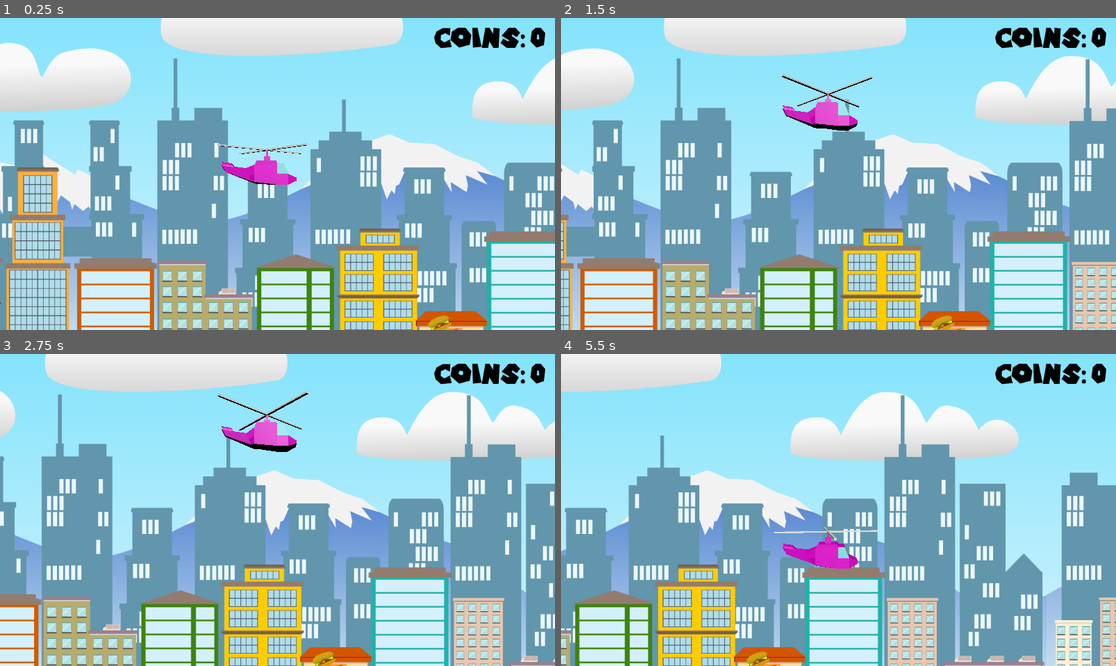
Above: before the commit, frames 1-4 (two rows, left to right).
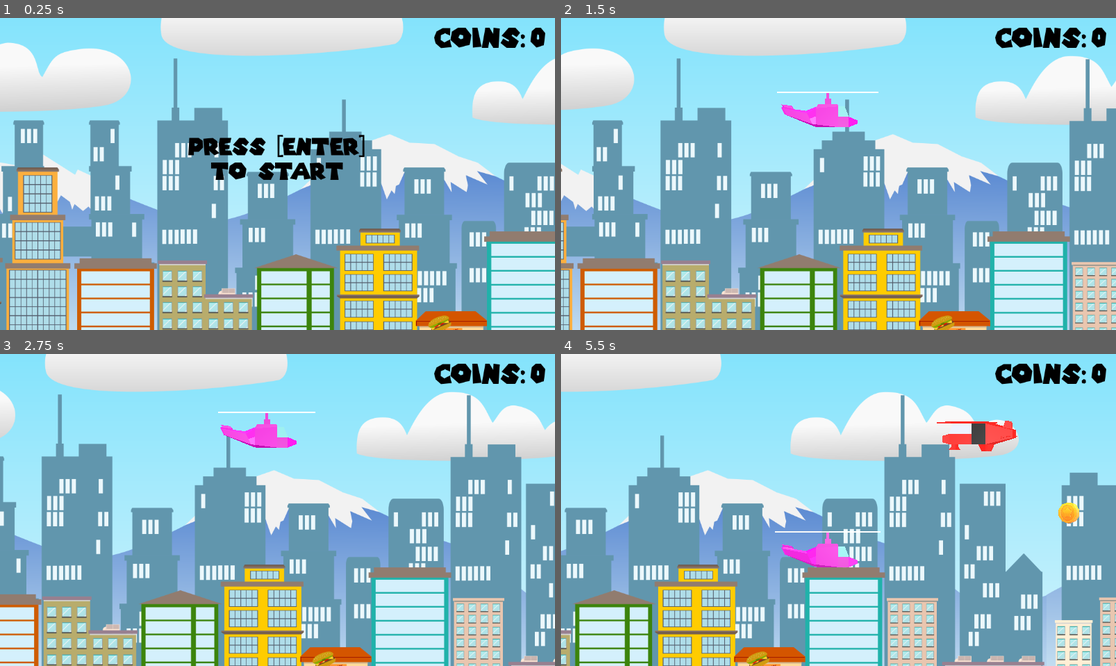
Above: after the commit, the same moments.

Repository: ConwayUSP/Intro_Games2D
Game: Godot game, scene res://main.tscn
Same seed, same stepped clock (60 frames per second), same inputs: the game is played once before the commit and once after it. Sound files missing from this copy of the repository are replaced by a short silence.
Inputs:
- Up to frame 1 (0.25 s): no input
- Up to frame 2 (1.5 s): tap Enter (ui_accept) at 0.5, 1.35 s; hold W (move_up) 0.53-1.28 s; hold Enter (ui_accept) 0.53-1.28 s; hold Down (move_down) from 1.28 s (still down)
- Up to frame 3 (2.75 s): tap Enter (ui_accept) at 1.52, 1.82 s; release Down (move_down) at 2.03 s; hold W (move_up) from 2.03 s (still down); hold Enter (ui_accept) from 2.03 s (still down)
- Up to frame 4 (5.5 s): release Enter (ui_accept) at 2.78 s; tap Enter (ui_accept) at 2.85, 3.02, 3.32, 4.35, 4.52, 4.82 s; release W (move_up) at 3.53 s; hold Enter (ui_accept) 3.53-4.28 s; hold Down (move_down) from 3.53 s (still down); hold Enter (ui_accept) from 5.03 s (still down)

The runs differ from the first frame. In frame 1, 2.6% of the frame differs, in the area x 33-66%, y 37-54%; in frame 2, 0.7%; in frame 3, 0.8%; in frame 4, 1.9%.

Commit message:
feat(aula-08): finished

Diff:
--- /dev/null
+++ b/Aula 08/src8/helicopter/coin.gd
@@ -0,0 +1,23 @@
+extends Area3D
+
+@export var movement_speed: float = 10.0
+@export var rotation_speed: float = 3.0
+
+@onready var sound = $AudioStreamPlayer3D
+
+func _process(delta: float) -> void:
+	rotate_y(delta * rotation_speed)
+
+func _physics_process(delta: float) -> void:
+	global_position.x -= movement_speed * delta
+
+func _on_visible_on_screen_notifier_3d_screen_exited() -> void:
+	queue_free()
+
+func _on_body_entered(body: Node3D) -> void:
+	if body.name == "Player":
+		var coinCounter = get_node("/root/Main/HUD/Control/MarginContainer/HBoxContainer/CoinCount")
+		coinCounter.text = str(coinCounter.text.to_int() + 1)
+		sound.play()
+		await sound.finished
+		queue_free()
--- /dev/null
+++ b/Aula 08/src8/helicopter/coin.tscn
@@ -0,0 +1,28 @@
+[gd_scene format=3 uid="uid://csmjcajr6uuoj"]
+
+[ext_resource type="Script" uid="uid://bipruu2jf3c1x" path="res://coin.gd" id="1_0t63x"]
+[ext_resource type="PackedScene" uid="uid://n07xl3dl717o" path="res://models/Coin.FBX" id="1_d5gmh"]
+[ext_resource type="AudioStream" uid="uid://rdxwdeluvta8" path="res://sounds/coin.wav" id="3_v7riw"]
+
+[sub_resource type="CylinderShape3D" id="CylinderShape3D_0t63x"]
+height = 0.32878876
+
+[node name="Coin" type="Area3D" unique_id=962003286]
+transform = Transform3D(2, 0, 0, 0, 2, 0, 0, 0, 2, 0, 0, 0)
+script = ExtResource("1_0t63x")
+
+[node name="Coin" parent="." unique_id=1326059802 instance=ExtResource("1_d5gmh")]
+
+[node name="CollisionShape3D" type="CollisionShape3D" parent="." unique_id=1927471953]
+transform = Transform3D(1, 0, 0, 0, -4.371139e-08, 1, 0, -1, -4.371139e-08, 0, 0.54156494, -0.010059357)
+shape = SubResource("CylinderShape3D_0t63x")
+
+[node name="VisibleOnScreenNotifier3D" type="VisibleOnScreenNotifier3D" parent="." unique_id=1333919328]
+transform = Transform3D(1, 0, 0, 0, 1, 0, 0, 0, 1, 0, 0.56305504, 0)
+aabb = AABB(-0.46752843, -0.5133527, -0.23156172, 0.93505687, 1.0267054, 0.46312344)
+
+[node name="AudioStreamPlayer3D" type="AudioStreamPlayer3D" parent="." unique_id=218054102]
+stream = ExtResource("3_v7riw")
+
+[connection signal="body_entered" from="." to="." method="_on_body_entered"]
+[connection signal="screen_exited" from="VisibleOnScreenNotifier3D" to="." method="_on_visible_on_screen_notifier_3d_screen_exited"]
--- /dev/null
+++ b/Aula 08/src8/helicopter/enemy.gd
@@ -0,0 +1,13 @@
+extends CharacterBody3D
+
+@export var movement_speed: float = 20.0
+
+func _ready() -> void:
+	rotate_y(-90.0)
+
+func _physics_process(delta: float) -> void:
+	global_position.x -= delta * movement_speed
+
+
+func _on_visible_on_screen_notifier_3d_screen_exited() -> void:
+	queue_free()
--- /dev/null
+++ b/Aula 08/src8/helicopter/enemy.tscn
@@ -0,0 +1,22 @@
+[gd_scene format=3 uid="uid://br5igiblci5om"]
+
+[ext_resource type="Script" uid="uid://cpmqm4xumx7sb" path="res://enemy.gd" id="1_4gyqm"]
+[ext_resource type="PackedScene" uid="uid://c7cryb812nwh0" path="res://models/airplane.glb" id="1_7k104"]
+
+[sub_resource type="BoxShape3D" id="BoxShape3D_4gyqm"]
+size = Vector3(1.6259766, 2.5559387, 6.1868286)
+
+[node name="Enemy" type="CharacterBody3D" unique_id=1271549936 groups=["obstacles"]]
+script = ExtResource("1_4gyqm")
+
+[node name="airplane" parent="." unique_id=1983045300 instance=ExtResource("1_7k104")]
+
+[node name="VisibleOnScreenNotifier3D" type="VisibleOnScreenNotifier3D" parent="." unique_id=508124435]
+transform = Transform3D(1, 0, 0, 0, 1, 0, 0, 0, 1, 0, 0, -0.72601116)
+aabb = AABB(-1, -1, -4.3711414, 2, 2, 7.3899894)
+
+[node name="CollisionShape3D" type="CollisionShape3D" parent="." unique_id=68774333]
+transform = Transform3D(1, 0, 0, 0, 1, 0, 0, 0, 1, 0.07861328, -0.24464417, -1.5810852)
+shape = SubResource("BoxShape3D_4gyqm")
+
+[connection signal="screen_exited" from="VisibleOnScreenNotifier3D" to="." method="_on_visible_on_screen_notifier_3d_screen_exited"]
--- /dev/null
+++ b/Aula 08/src8/helicopter/explosion.gd
@@ -0,0 +1,12 @@
+extends Node3D
+
+@onready var particles = $GPUParticles3D
+@onready var sound = $AudioStreamPlayer3D
+
+func _ready():
+	particles.emitting = true
+	sound.play()
+
+func _process(delta: float) -> void:
+	if not particles.emitting:
+		queue_free()
--- /dev/null
+++ b/Aula 08/src8/helicopter/explosion.tscn
@@ -0,0 +1,34 @@
+[gd_scene format=3 uid="uid://ct71ueawav7ah"]
+
+[ext_resource type="Script" uid="uid://d18sawyysrbea" path="res://explosion.gd" id="1_q7epf"]
+[ext_resource type="AudioStream" uid="uid://bqhm1fs6ubran" path="res://sounds/explosion.wav" id="2_vxas0"]
+
+[sub_resource type="ParticleProcessMaterial" id="ParticleProcessMaterial_q7epf"]
+particle_flag_align_y = true
+emission_shape = 1
+emission_sphere_radius = 1.0
+spread = 180.0
+initial_velocity_min = 5.0
+initial_velocity_max = 10.0
+
+[sub_resource type="StandardMaterial3D" id="StandardMaterial3D_q7epf"]
+albedo_color = Color(1, 0.5254902, 0, 1)
+emission_enabled = true
+emission = Color(1, 0.4509804, 0, 1)
+
+[sub_resource type="BoxMesh" id="BoxMesh_vxas0"]
+material = SubResource("StandardMaterial3D_q7epf")
+
+[node name="Explosion" type="Node3D" unique_id=1037518813]
+script = ExtResource("1_q7epf")
+
+[node name="GPUParticles3D" type="GPUParticles3D" parent="." unique_id=1668722131]
+emitting = false
+amount = 50
+one_shot = true
+explosiveness = 1.0
+process_material = SubResource("ParticleProcessMaterial_q7epf")
+draw_pass_1 = SubResource("BoxMesh_vxas0")
+
+[node name="AudioStreamPlayer3D" type="AudioStreamPlayer3D" parent="." unique_id=6574576]
+stream = ExtResource("2_vxas0")
--- a/Aula 08/src8/helicopter/icon.svg
+++ /dev/null
@@ -1 +0,0 @@
-<svg xmlns="http://www.w3.org/2000/svg" width="128" height="128"><rect width="124" height="124" x="2" y="2" fill="#363d52" stroke="#212532" stroke-width="4" rx="14"/><g fill="#fff" transform="translate(12.322 12.322)scale(.101)"><path d="M105 673v33q407 354 814 0v-33z"/><path fill="#478cbf" d="m105 673 152 14q12 1 15 14l4 67 132 10 8-61q2-11 15-15h162q13 4 15 15l8 61 132-10 4-67q3-13 15-14l152-14V427q30-39 56-81-35-59-83-108-43 20-82 47-40-37-88-64 7-51 8-102-59-28-123-42-26 43-46 89-49-7-98 0-20-46-46-89-64 14-123 42 1 51 8 102-48 27-88 64-39-27-82-47-48 49-83 108 26 42 56 81zm0 33v39c0 276 813 276 814 0v-39l-134 12-5 69q-2 10-14 13l-162 11q-12 0-16-11l-10-65H446l-10 65q-4 11-16 11l-162-11q-12-3-14-13l-5-69z"/><path d="M483 600c0 34 58 34 58 0v-86c0-34-58-34-58 0z"/><circle cx="725" cy="526" r="90"/><circle cx="299" cy="526" r="90"/></g><g fill="#414042" transform="translate(12.322 12.322)scale(.101)"><circle cx="307" cy="532" r="60"/><circle cx="717" cy="532" r="60"/></g></svg>
--- /dev/null
+++ b/Aula 08/src8/helicopter/main.gd
@@ -0,0 +1,15 @@
+extends WorldEnvironment
+
+func _input(event):
+	if event.is_action_pressed("ui_accept"):
+		if $HUD/Control/StartMessage.visible:
+			start_game()
+		elif $HUD/Control/RestartMessage.visible:
+			get_tree().reload_current_scene()
+
+func start_game():
+	$HUD/Control/StartMessage.hide()
+
+	$Player.show()
+	$Player.process_mode = Node.PROCESS_MODE_INHERIT
+	$Spawner.process_mode = Node.PROCESS_MODE_INHERIT
--- a/Aula 08/src8/helicopter/main.tscn
+++ b/Aula 08/src8/helicopter/main.tscn
@@ -1,11 +1,18 @@
 [gd_scene format=3 uid="uid://csf6bu0mwtg28"]
 
 [ext_resource type="Shader" uid="uid://d1de7v4cea2la" path="res://shaders/background.gdshader" id="1_0xm2m"]
+[ext_resource type="Script" uid="uid://cew1tsall5rcu" path="res://main.gd" id="1_4c57u"]
 [ext_resource type="Texture2D" uid="uid://blntppwka2536" path="res://textures/City1.png" id="1_ig7tw"]
 [ext_resource type="FontFile" uid="uid://rb3d8g2m5pln" path="res://fonts/SuperMario256.ttf" id="3_h2yge"]
 [ext_resource type="PackedScene" uid="uid://og13a0qtddpf" path="res://player.tscn" id="4_1bvp3"]
+[ext_resource type="PackedScene" uid="uid://ct71ueawav7ah" path="res://explosion.tscn" id="5_kek77"]
+[ext_resource type="Script" uid="uid://wvqg0mg4xuln" path="res://spawner.gd" id="5_lquwl"]
+[ext_resource type="PackedScene" uid="uid://ci25myvfp61lm" path="res://skyscraper.tscn" id="6_7mycd"]
+[ext_resource type="PackedScene" uid="uid://csmjcajr6uuoj" path="res://coin.tscn" id="7_5vw27"]
+[ext_resource type="PackedScene" uid="uid://br5igiblci5om" path="res://enemy.tscn" id="8_kek77"]
+[ext_resource type="AudioStream" uid="uid://dkn2vn0evbe3d" path="res://musics/background-music.mp3" id="11_efxa6"]
 
-[sub_resource type="Environment" id="Environment_1bvp3"]
+[sub_resource type="Environment" id="Environment_efxa6"]
 background_mode = 3
 
 [sub_resource type="ShaderMaterial" id="ShaderMaterial_0xm2m"]
@@ -14,7 +21,8 @@
 shader_parameter/speed_scale = 0.05
 
 [node name="Main" type="WorldEnvironment" unique_id=611587923]
-environment = SubResource("Environment_1bvp3")
+environment = SubResource("Environment_efxa6")
+script = ExtResource("1_4c57u")
 
 [node name="Background" type="CanvasLayer" parent="." unique_id=265002523]
 layer = -1
@@ -71,7 +79,6 @@
 text = "0"
 
 [node name="StartMessage" type="Label" parent="HUD/Control" unique_id=475449942]
-visible = false
 layout_mode = 1
 anchors_preset = 15
 anchor_right = 1.0
@@ -106,10 +113,49 @@
 
 [node name="Camera3D" type="Camera3D" parent="." unique_id=1317327546]
 transform = Transform3D(1, 0, 0, 0, 1, 0, 0, 0, 1, 0, 0, 20)
+projection = 1
 current = true
+size = 30.0
 
 [node name="Player" parent="." unique_id=1123468210 instance=ExtResource("4_1bvp3")]
+process_mode = 4
 transform = Transform3D(-4.371139e-08, 0, 1, 0, 1, 0, -1, 0, -4.371139e-08, 0, 0, 0)
+visible = false
+explosion_scene = ExtResource("5_kek77")
 
-[node name="DirectionalLight3D" type="DirectionalLight3D" parent="." unique_id=1196367409]
-transform = Transform3D(1, 0, 0, 0, 0.8660253, 0.5, 0, -0.5, 0.8660253, 0, 12, 20)
+[node name="Spawner" type="Node3D" parent="." unique_id=714151431]
+process_mode = 4
+transform = Transform3D(1, 0, 0, 0, 1, 0, 0, 0, 1, 26, 0, 0)
+script = ExtResource("5_lquwl")
+skycraper = ExtResource("6_7mycd")
+coin = ExtResource("7_5vw27")
+airplane = ExtResource("8_kek77")
+
+[node name="SkyscraperTimer" type="Timer" parent="Spawner" unique_id=1854369146]
+autostart = true
+
+[node name="CoinTimer" type="Timer" parent="Spawner" unique_id=695857223]
+autostart = true
+
+[node name="AirplaneTimer" type="Timer" parent="Spawner" unique_id=339022140]
+autostart = true
+
+[node name="DirectionalLight3D" type="DirectionalLight3D" parent="." unique_id=703580806]
+transform = Transform3D(1, 0, 0, 0, 1, 0, 0, 0, 1, 0, -1, 33)
+
+[node name="DirectionalLight3D2" type="DirectionalLight3D" parent="." unique_id=1736000943]
+transform = Transform3D(1, 0, 0, 0, -4.371139e-08, 1, 0, -1, -4.371139e-08, 0, 11, 0)
+
+[node name="DirectionalLight3D3" type="DirectionalLight3D" parent="." unique_id=2093007014]
+transform = Transform3D(-0.50000006, -3.7855173e-08, 0.8660254, -0.8660254, 2.1855696e-08, -0.50000006, 0, -1, -4.371139e-08, 50, 2, 0)
+
+[node name="DirectionalLight3D4" type="DirectionalLight3D" parent="." unique_id=949590701]
+transform = Transform3D(-4.371139e-08, 4.371139e-08, -1, 1, 1.9106855e-15, -4.371139e-08, 0, -1, -4.371139e-08, -44, 5, 1)
+
+[node name="AudioStreamPlayer3D" type="AudioStreamPlayer3D" parent="." unique_id=541296633]
+stream = ExtResource("11_efxa6")
+autoplay = true
+
+[connection signal="timeout" from="Spawner/SkyscraperTimer" to="Spawner" method="_on_skyscraper_timer_timeout"]
+[connection signal="timeout" from="Spawner/CoinTimer" to="Spawner" method="_on_coin_timer_timeout"]
+[connection signal="timeout" from="Spawner/AirplaneTimer" to="Spawner" method="_on_airplane_timer_timeout"]
--- a/Aula 08/src8/helicopter/player.gd
+++ b/Aula 08/src8/helicopter/player.gd
@@ -2,6 +2,9 @@
 
 const SPEED = 10.0
 @onready var animation: AnimationPlayer = $lameheli/AnimationPlayer
+
+@onready var restart_screen = $/root/Main/HUD/Control/RestartMessage
+@export var explosion_scene: PackedScene
 
 func _ready():
 	animation.play("Cube_001Action")
@@ -19,6 +22,13 @@
 	move_and_slide()
 	clamp_position()
 
+	for i in get_slide_collision_count():
+		var collision = get_slide_collision(i)
+		var bumped_object = collision.get_collider()
+
+		if bumped_object.is_in_group("obstacles"):
+			die()
+
 func clamp_position():
 	var camera = get_viewport().get_camera_3d()
 
@@ -29,3 +39,13 @@
 	var bottom_right = camera.project_position(get_viewport().get_visible_rect().size, z_depth)
 
 	position.y = clamp(position.y, bottom_right.y, upper_left.y)
+
+func die():
+	var explosion = explosion_scene.instantiate()
+	explosion.global_position = global_position
+	get_tree().current_scene.add_child(explosion)
+
+	hide()
+	$CollisionShape3D.set_deferred("disabled", true)
+	$CollisionShape3D2.set_deferred("disabled", true)
+	restart_screen.show()
--- a/Aula 08/src8/helicopter/project.godot
+++ b/Aula 08/src8/helicopter/project.godot
@@ -13,11 +13,18 @@
 config/name="helicopter"
 run/main_scene="uid://csf6bu0mwtg28"
 config/features=PackedStringArray("4.6", "Forward Plus")
-config/icon="res://icon.svg"
+
+[autoload]
+
+Manager="*uid://d10lo7pokggq4"
 
 [filesystem]
 
 import/blender/enabled=false
+
+[global_group]
+
+obstacles=""
 
 [input]
 
--- /dev/null
+++ b/Aula 08/src8/helicopter/skyscraper.gd
@@ -0,0 +1,9 @@
+extends StaticBody3D
+
+@export var movement_speed: float = 10.0
+
+func _physics_process(delta: float) -> void:
+	global_position.x -= delta * movement_speed
+
+func _on_visible_on_screen_notifier_3d_screen_exited() -> void:
+	queue_free()
--- /dev/null
+++ b/Aula 08/src8/helicopter/skyscraper.tscn
@@ -0,0 +1,23 @@
+[gd_scene format=3 uid="uid://ci25myvfp61lm"]
+
+[ext_resource type="Script" uid="uid://d2s7usj52qy7w" path="res://skyscraper.gd" id="1_dnr27"]
+[ext_resource type="PackedScene" uid="uid://brbxa2olgyon" path="res://models/skyscraper1.glb" id="1_key0m"]
+
+[sub_resource type="BoxShape3D" id="BoxShape3D_key0m"]
+size = Vector3(1.8203125, 7.0307617, 2.0152092)
+
+[node name="Skyscraper" type="StaticBody3D" unique_id=1589309503 groups=["obstacles"]]
+transform = Transform3D(7, 0, 0, 0, 7, 0, 0, 0, 7, 0, 0, 0)
+script = ExtResource("1_dnr27")
+
+[node name="skyscraper1" parent="." unique_id=1245012015 instance=ExtResource("1_key0m")]
+transform = Transform3D(-1, 0, -8.742278e-08, 0, 1, 0, 8.742278e-08, 0, -1, 0, 0, 0)
+
+[node name="VisibleOnScreenNotifier3D" type="VisibleOnScreenNotifier3D" parent="." unique_id=2026489746]
+transform = Transform3D(1, 0, 0, 0, 1, 0, 0, 0, 1, 0, 5.2857146, 0)
+
+[node name="CollisionShape3D" type="CollisionShape3D" parent="." unique_id=1521771478]
+transform = Transform3D(1, 0, 0, 0, 1, 0, 0, 0, 1, 0.01928711, 2.6166992, -0.0072956095)
+shape = SubResource("BoxShape3D_key0m")
+
+[connection signal="screen_exited" from="VisibleOnScreenNotifier3D" to="." method="_on_visible_on_screen_notifier_3d_screen_exited"]
--- /dev/null
+++ b/Aula 08/src8/helicopter/spawner.gd
@@ -0,0 +1,32 @@
+extends Node3D
+
+@export var skycraper: PackedScene
+@export var coin: PackedScene
+@export var airplane: PackedScene
+
+
+func spawn_object(scene: PackedScene, base_range_y: float, end_range_y: float):
+	var instance = scene.instantiate()
+
+	var random_y = randf_range(base_range_y, end_range_y)
+	instance.position = Vector3(position.x, random_y, position.z)
+	add_child(instance)
+
+func _on_skyscraper_timer_timeout() -> void:
+	var i = randi() % 10
+
+	if i < 3:
+		spawn_object(skycraper, -50, -40)
+
+
+func _on_coin_timer_timeout() -> void:
+	var i = randi() % 10
+
+	if i < 5:
+		spawn_object(coin, -20, 10)
+
+func _on_airplane_timer_timeout() -> void:
+	var i = randi() % 10
+
+	if i < 3:
+		spawn_object(airplane, 7, 10)
Not shown, added: Aula 08/src8/helicopter/coin.gd.uid
Not shown, added: Aula 08/src8/helicopter/enemy.gd.uid
Not shown, added: Aula 08/src8/helicopter/explosion.gd.uid
Not shown, removed: Aula 08/src8/helicopter/icon.svg.import
Not shown, added: Aula 08/src8/helicopter/main.gd.uid
Binary file added: Aula 08/src8/helicopter/models/skyscraper1.glb
Not shown, added: Aula 08/src8/helicopter/models/skyscraper1.glb.import
Not shown, removed: Aula 08/src8/helicopter/musics/277363__nyan-cat__8bit-race-music.mp3.import
Not shown, added: Aula 08/src8/helicopter/musics/background-music.mp3.import
Not shown, added: Aula 08/src8/helicopter/skyscraper.gd.uid
Not shown, added: Aula 08/src8/helicopter/spawner.gd.uid
Not shown, added: .obsidian/app.json
(and 46 more such lines)
